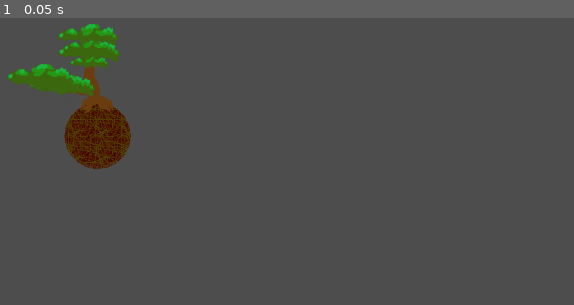
Above: before the commit, frame 1.
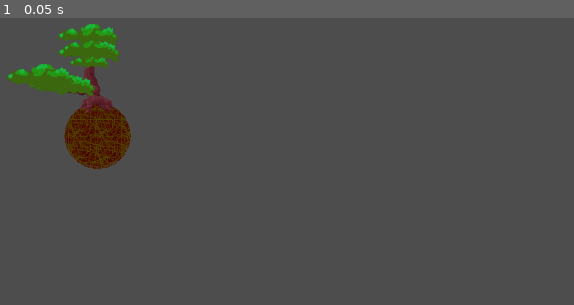
Above: after the commit, the same moment.

Repository: Fanny-Pack-Studios/medialunas-ggj23
Game: Godot game, scene res://src/Trimmer.tscn
Two runs of this game, one before a commit and one after it. Both use one fixed random seed, a clock stepped at 60 frames per second and the inputs below.
Inputs:
- Up to frame 1 (0.05 s): no input

The runs differ from the first frame. In frame 1, 0.3% of the frame differs, in the area x 11-20%, y 16-34%.

Commit message:
Trunk texture

Diff:
--- a/bonsai-shop/src/Bonsai.gd
+++ b/bonsai-shop/src/Bonsai.gd
@@ -3,6 +3,8 @@
 @export var trunk_scene : PackedScene
 @export var leaves_scene : PackedScene
 @export var flower_scene : PackedScene
+
+@export var trunk_gradient : Gradient
 
 const MIN_PARTS := 10
 const MAX_PARTS := 20
@@ -21,6 +23,7 @@
 const BRANCH_CHANCE := .1
 
 var leaves_spawnpoints := PackedVector2Array()
+@onready var color := trunk_gradient.sample(randf())
 
 func _ready():
 	var parts := randi_range(MIN_PARTS, MAX_PARTS)
@@ -56,8 +59,10 @@
 
 func generate_trunk(starting_point: Vector2, parts: int, base_rotation:=0.0,  width:= 30, with_leaves := true, depth:=0):
 	var trunk := trunk_scene.instantiate()
+	add_child(trunk)
+	trunk.material.set_shader_parameter("base_color",color)
 	trunk.width = width
-	add_child(trunk)
+	trunk.material.set_shader_parameter("rotation",wrapf(base_rotation,0,2*PI))
 	var last_point := starting_point
 	var trunk_points := PackedVector2Array([last_point])
 	for i in parts:
--- a/bonsai-shop/src/Bonsai.tscn
+++ b/bonsai-shop/src/Bonsai.tscn
@@ -1,12 +1,17 @@
-[gd_scene load_steps=5 format=3 uid="uid://wo4oue4xh34k"]
+[gd_scene load_steps=6 format=3 uid="uid://cuvstdjl027sq"]
 
 [ext_resource type="Script" path="res://src/Bonsai.gd" id="1_4cky4"]
-[ext_resource type="PackedScene" uid="uid://et5err6v4dgl" path="res://src/Trunk.tscn" id="2_38hb3"]
-[ext_resource type="PackedScene" uid="uid://07wx4fmsjb2b" path="res://src/Leaves.tscn" id="3_4lnvk"]
-[ext_resource type="PackedScene" uid="uid://c6lbnncyy56v1" path="res://src/Flower.tscn" id="4_eyvc6"]
+[ext_resource type="PackedScene" uid="uid://b1lmxjcti1u2i" path="res://src/Trunk.tscn" id="2_38hb3"]
+[ext_resource type="PackedScene" uid="uid://b7p4g7lgxqt6p" path="res://src/Leaves.tscn" id="3_4lnvk"]
+[ext_resource type="PackedScene" uid="uid://bpoc0dobvcm66" path="res://src/Flower.tscn" id="4_eyvc6"]
+
+[sub_resource type="Gradient" id="Gradient_2tggb"]
+offsets = PackedFloat32Array(0, 0.350562, 0.65618, 1)
+colors = PackedColorArray(0.811765, 0.443137, 0.164706, 1, 0.604419, 0.168616, 0.246642, 1, 0.206255, 0.227398, 0.128172, 1, 0.144861, 0.0574201, 0.0194891, 1)
 
 [node name="Bonsai" type="Node2D"]
 script = ExtResource("1_4cky4")
 trunk_scene = ExtResource("2_38hb3")
 leaves_scene = ExtResource("3_4lnvk")
 flower_scene = ExtResource("4_eyvc6")
+trunk_gradient = SubResource("Gradient_2tggb")
--- /dev/null
+++ b/bonsai-shop/src/Trunk.gdshader
@@ -0,0 +1,11 @@
+shader_type canvas_item;
+
+uniform vec4 base_color: source_color;
+uniform sampler2D noise: hint_default_white;
+uniform float rotation;
+
+void fragment() {
+	vec2 uv = vec2(texture(TEXTURE,UV).g, 0.0);
+	float value = texture(noise, vec2(UV.y,0.0)).r * .7 + .2;
+	COLOR.rgb = base_color.rgb*value+ vec3(.1)*(rotation > PI ? 1.0-uv.x: uv.x);
+}
--- a/bonsai-shop/src/Trunk.tscn
+++ b/bonsai-shop/src/Trunk.tscn
@@ -1,14 +1,36 @@
-[gd_scene load_steps=2 format=3 uid="uid://et5err6v4dgl"]
+[gd_scene load_steps=7 format=3 uid="uid://b1lmxjcti1u2i"]
+
+[ext_resource type="Shader" path="res://src/Trunk.gdshader" id="1_jv1fa"]
+[ext_resource type="Texture2D" uid="uid://bu3dg050fa3m2" path="res://assets/trunkUV.png" id="1_ko7ud"]
+
+[sub_resource type="FastNoiseLite" id="FastNoiseLite_g3fke"]
+frequency = 0.084
+fractal_lacunarity = 2.19
+fractal_gain = 0.604
+fractal_weighted_strength = 0.37
+domain_warp_enabled = true
+
+[sub_resource type="NoiseTexture2D" id="NoiseTexture2D_a5g2q"]
+noise = SubResource("FastNoiseLite_g3fke")
+
+[sub_resource type="ShaderMaterial" id="ShaderMaterial_33im7"]
+resource_local_to_scene = true
+shader = ExtResource("1_jv1fa")
+shader_parameter/base_color = Color(0.403922, 0.133333, 0.0431373, 1)
+shader_parameter/rotation = null
+shader_parameter/noise = SubResource("NoiseTexture2D_a5g2q")
 
 [sub_resource type="Curve" id="Curve_k2uqq"]
 _data = [Vector2(0, 0.754545), 0.0, 0.0, 0, 0, Vector2(0.278351, 1), 0.0, 0.0, 0, 0, Vector2(0.654639, 0.645455), 0.0, 0.0, 0, 0, Vector2(1, 0.0454545), -0.597843, 0.0, 0, 0]
 point_count = 4
 
 [node name="Trunk" type="Line2D"]
+material = SubResource("ShaderMaterial_33im7")
 points = PackedVector2Array(1955, 707)
 width = 30.0
 width_curve = SubResource("Curve_k2uqq")
-default_color = Color(0.415686, 0.239216, 0.0666667, 1)
+texture = ExtResource("1_ko7ud")
+texture_mode = 2
 joint_mode = 2
 begin_cap_mode = 2
 end_cap_mode = 2
Binary file added: bonsai-shop/assets/trunkUV.png
Not shown, added: bonsai-shop/assets/trunkUV.png.import
